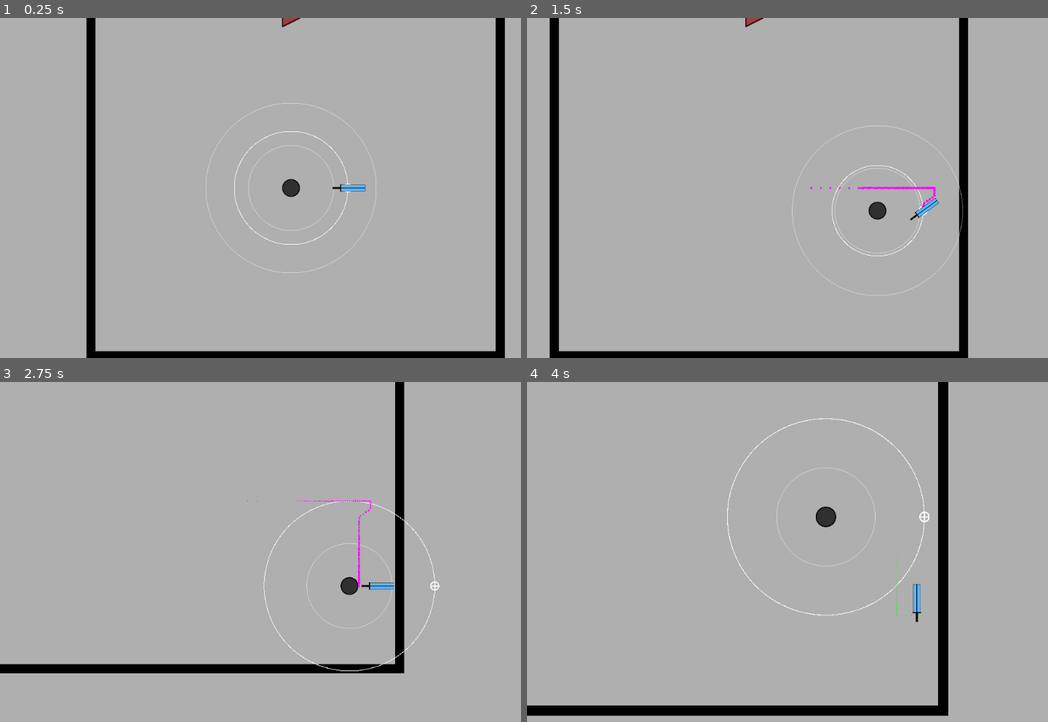
Above: before the commit, frames 1-4 (two rows, left to right).
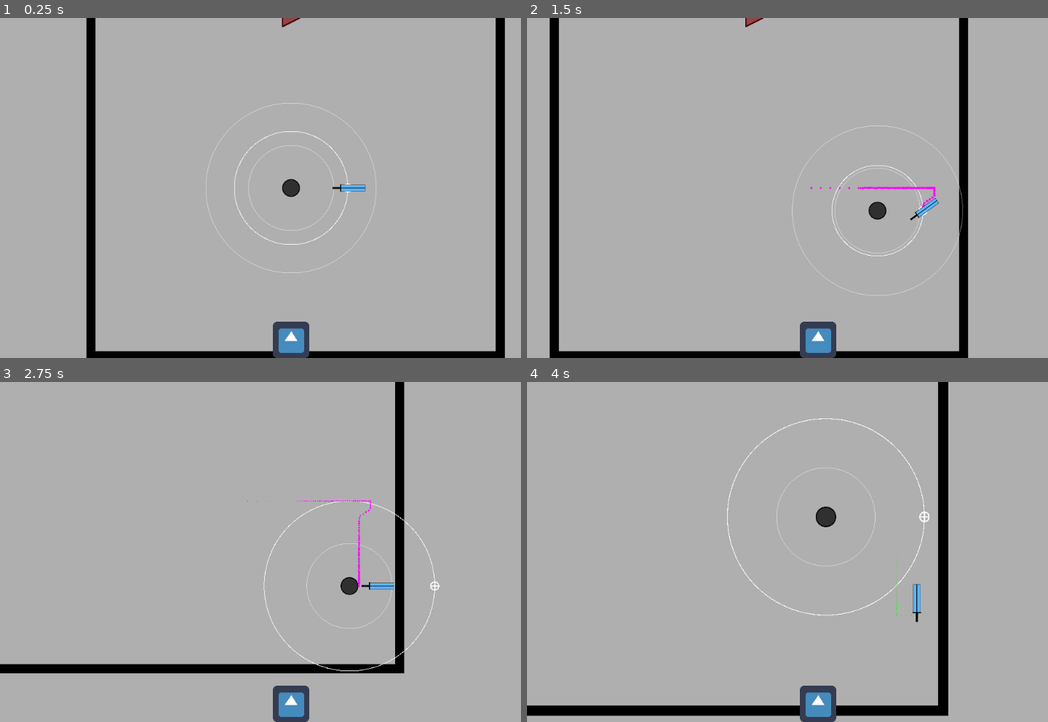
Above: after the commit, the same moments.

Repository: Izook/psychic-blade
Game: Godot game, scene res://scenes/main/main.tscn
Same seed, same stepped clock (60 frames per second), same inputs: the game is played once before the commit and once after it. The engine's default icon, where the game draws it, is replaced by a stand-in: a white triangle on a blue panel in a dark square.
Inputs:
- Up to frame 1 (0.25 s): no input
- Up to frame 2 (1.5 s): tap Enter at 0.5 s; hold Right (move_right) 0.53-1.28 s; hold Space (dash) 0.53-1.28 s; hold Down (move_down) from 1.28 s (still down); tap S (pull_in) at 1.35 s
- Up to frame 3 (2.75 s): release Down (move_down) at 2.03 s; hold Right (move_right) from 2.03 s (still down); hold W (push_out) from 2.03 s (still down)
- Up to frame 4 (4 s): release Right (move_right) at 2.78 s; release W (push_out) at 2.78 s; hold Up (move_up) 2.78-3.53 s; tap Shift (toggle_blade_release) at 2.85 s; hold Left (move_left) from 3.53 s (still down); hold Q (zoom_in) from 3.53 s (still down)

The runs differ from the first frame. In frame 1, 0.7% of the frame differs, in the area x 52-60%, y 89-100%; in frame 2, 0.7%; in frame 3, 0.7%, in the area x 52-61%, y 34-100%; in frame 4, 0.7%.

Commit message:
Create UI scene and placeholder spedometer sprite

Diff:
--- a/scenes/blade/blade.gd
+++ b/scenes/blade/blade.gd
@@ -164,7 +164,6 @@
 		var collision := blade_node.get_slide_collision(i)
 		if collision.collider.name == "TileMap":
 			new_blade_velocity = blade_veclocity.bounce(collision.normal)
-			print(blade_veclocity, new_blade_velocity)
 
 	blade_veclocity = new_blade_velocity * RELEASED_BLADE_DAMP
 
--- /dev/null
+++ b/scenes/hud/hud.gd
@@ -0,0 +1,9 @@
+extends Control
+
+
+func _ready() -> void:
+	pass
+
+
+func _process(_delta: float) -> void:
+	pass
--- /dev/null
+++ b/scenes/hud/hud.tscn
@@ -0,0 +1,32 @@
+[gd_scene load_steps=3 format=2]
+
+[ext_resource path="res://scenes/hud/hud.gd" type="Script" id=1]
+[ext_resource path="res://shared_assets/icon.png" type="Texture" id=2]
+
+[node name="Control" type="MarginContainer"]
+anchor_top = 1.0
+anchor_right = 1.0
+anchor_bottom = 1.0
+script = ExtResource( 1 )
+__meta__ = {
+"_edit_lock_": true
+}
+
+[node name="HBoxContainer" type="HBoxContainer" parent="."]
+margin_left = 512.0
+margin_right = 512.0
+grow_horizontal = 2
+grow_vertical = 2
+size_flags_horizontal = 4
+size_flags_vertical = 0
+alignment = 1
+__meta__ = {
+"_edit_lock_": true
+}
+
+[node name="Sprite" type="Sprite" parent="HBoxContainer"]
+position = Vector2( 0, -32 )
+texture = ExtResource( 2 )
+__meta__ = {
+"_edit_lock_": true
+}
--- a/scenes/main/main.tscn
+++ b/scenes/main/main.tscn
@@ -1,17 +1,23 @@
-[gd_scene load_steps=3 format=2]
+[gd_scene load_steps=4 format=2]
 
 [ext_resource path="res://scenes/maps/test_map.tscn" type="PackedScene" id=1]
+[ext_resource path="res://scenes/hud/hud.tscn" type="PackedScene" id=2]
 [ext_resource path="res://scenes/player/player.tscn" type="PackedScene" id=3]
 
-[node name="Node2D" type="Node2D"]
-position = Vector2( 512.78, 303.006 )
-__meta__ = {
-"_edit_lock_": true
-}
+[node name="Main" type="Node"]
 
-[node name="Map" parent="." instance=ExtResource( 1 )]
+[node name="GameLayer" type="CanvasLayer" parent="."]
+follow_viewport_enable = true
 
-[node name="Player" parent="." groups=[
+[node name="Map" parent="GameLayer" instance=ExtResource( 1 )]
+position = Vector2( 544, 840 )
+
+[node name="Player" parent="GameLayer" groups=[
 "players",
 ] instance=ExtResource( 3 )]
+position = Vector2( 544, 840 )
 collision_layer = 16384
+
+[node name="UILayer" type="CanvasLayer" parent="."]
+
+[node name="Control" parent="UILayer" instance=ExtResource( 2 )]
